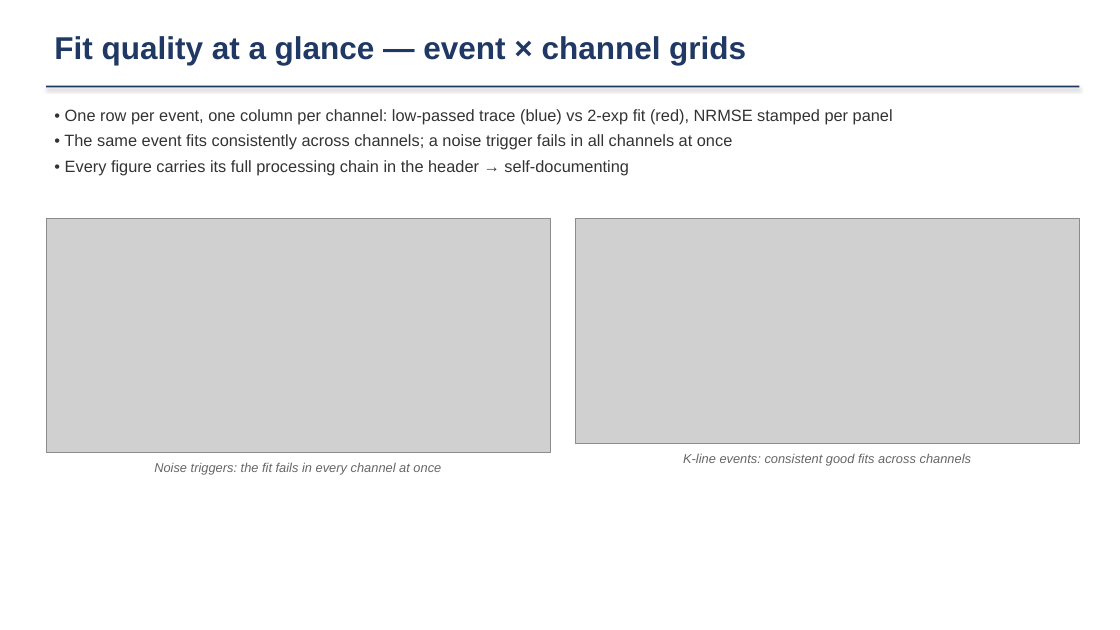
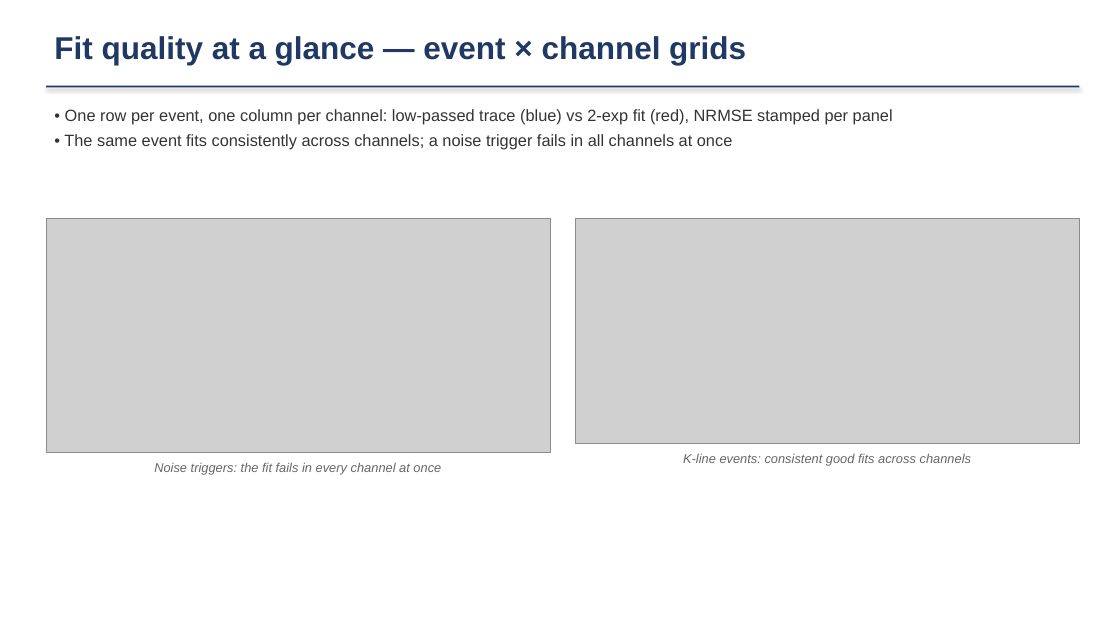
Before and after one commit to ZhihengLi0/urop, a slide deck: slide 4 of snolab/presentation/SNOLAB_R4_pulse_templates_20260715.pptx. Drawn at 1120x630 pixels with LibreOffice and Linux fonts; fonts in the diff are those of the drawing; grey boxes stand for pictures. Boxes give left, top, right and bottom in pixels: in the first picture for what was removed or moved away, otherwise in the second. Text is boxed around its words. In the diff, an @@ line names an element or a change of style, - is before the commit and + after.

```diff
--- a/snolab/presentation/SNOLAB_R4_pulse_templates_20260715.pptx
+++ b/snolab/presentation/SNOLAB_R4_pulse_templates_20260715.pptx
@@ text at [65, 160, 629, 175]: paragraph removed @@
-• Every figure carries its full processing chain in the header → self-documenting
```
Also in this commit, not shown: 2 other files.
